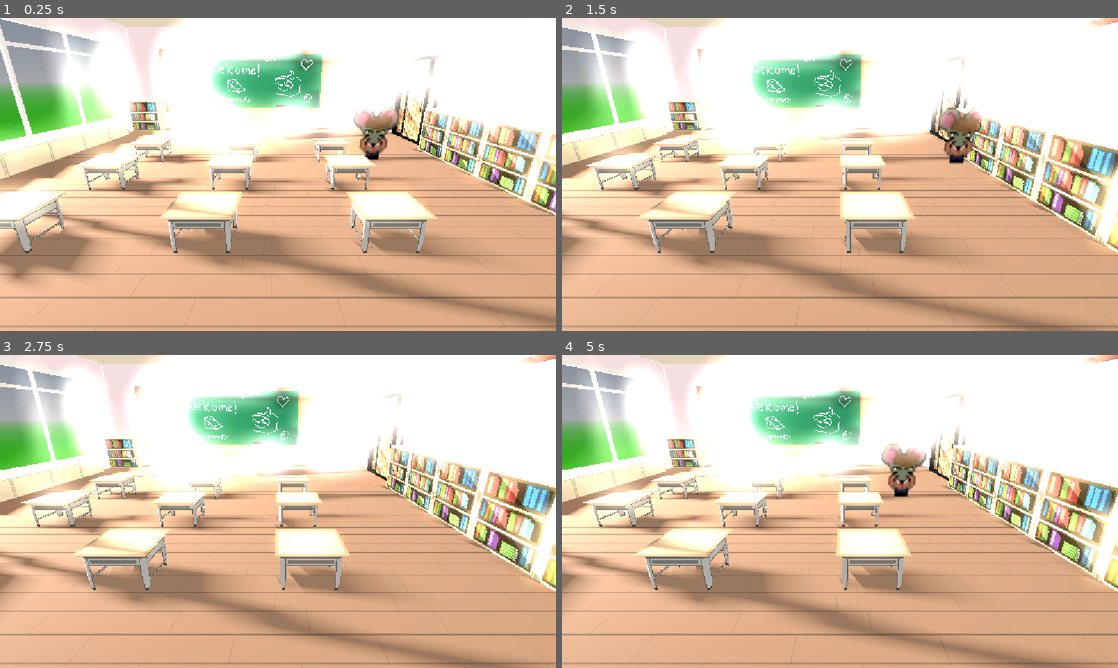
Above: before the commit, frames 1-4 (two rows, left to right).
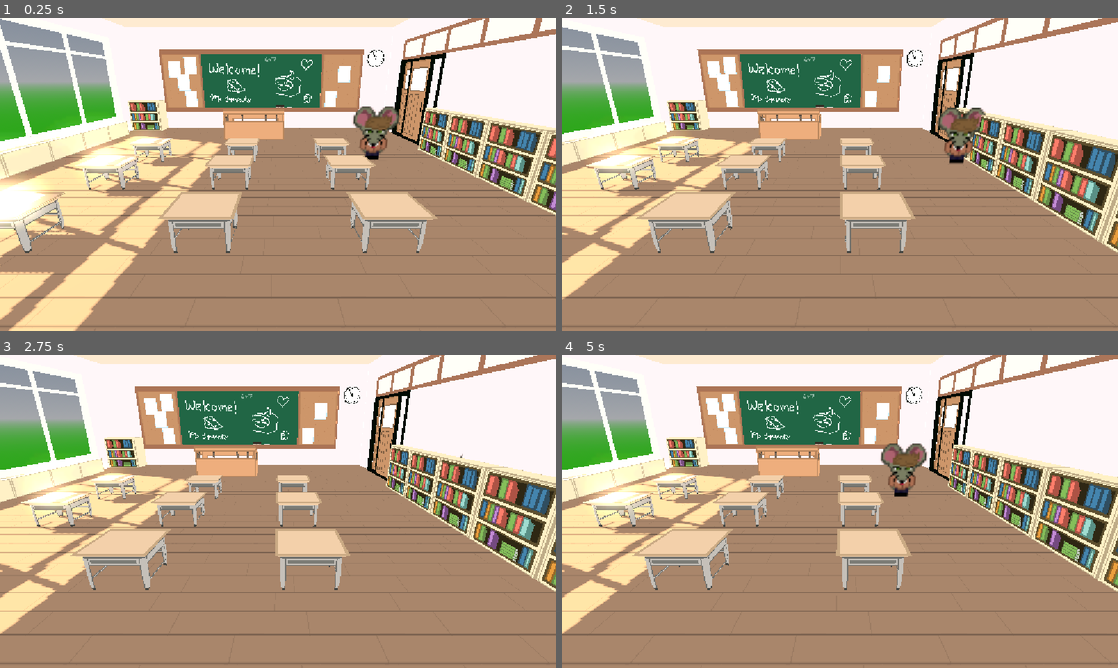
Above: after the commit, the same moments.

Repository: sid-the-loser/riskuits
Game: Godot game, scene res://scenes/test.tscn
Two runs of this game, one before a commit and one after it. Both use one fixed random seed, a clock stepped at 60 frames per second and the inputs below.
Inputs:
- Up to frame 1 (0.25 s): no input
- Up to frame 2 (1.5 s): hold Right (move_right) 0.53-1.28 s; hold Down (move_down) from 1.28 s (still down)
- Up to frame 3 (2.75 s): release Down (move_down) at 2.03 s; hold Right (move_right) from 2.03 s (still down)
- Up to frame 4 (5 s): release Right (move_right) at 2.78 s; hold Up (move_up) 2.78-3.53 s; hold Left (move_left) from 3.53 s (still down)

The runs differ from the first frame. In frame 1, 64% of the frame differs, in the area x 0-100%, y 0-100%; in frame 2, 65%; in frame 3, 65%; in frame 4, 66%.

Commit message:
Update lighting and environment settings
Adjusted transforms, visibility, and shadow blur for lights in test.tscn. Modified ambient light energy and glow blend mode in inclass_environment.tres to improve scene appearance.

Diff:
--- a/scenes/test.tscn
+++ b/scenes/test.tscn
@@ -20,8 +20,7 @@
 transform = Transform3D(1.8, 0, 0, 0, 1.8, 0, 0, 0, 1.8, 8.941399, 1, -9.185396)
 
 [node name="DirectionalLight3D" type="DirectionalLight3D" parent="."]
-transform = Transform3D(0.12527607, 0.30766034, -0.94321316, 0.030362247, 0.94906867, 0.313603, 0.9916572, -0.06792503, 0.10955435, -8.113295, 0, 8.661687)
-visible = false
+transform = Transform3D(-0.29135734, 0.56282747, -0.7735218, 0.13722922, 0.82483125, 0.5484719, 0.9467201, 0.053651437, -0.31755704, -8.113295, 0, 8.661687)
 light_color = Color(1, 1, 0.7882353, 1)
 shadow_enabled = true
 
@@ -29,22 +28,24 @@
 transform = Transform3D(3.63, 0, 0, 0, 3.63, 0, 0, 0, 3.63, -8.551542, 0, 0)
 
 [node name="SpotLight3D" type="SpotLight3D" parent="."]
-transform = Transform3D(0.35945526, 0.50032914, -0.78769463, -0.007763355, 0.8456874, 0.5336225, 0.93313, -0.18569821, 0.30787098, -28.798124, 8.465008, -8.361446)
+transform = Transform3D(0.35945526, 0.50032914, -0.7876946, -0.007763355, 0.8456873, 0.5336223, 0.93313, -0.1856982, 0.30787098, -16.899302, 11.826952, -8.361446)
+visible = false
 light_energy = 16.0
 light_indirect_energy = 16.0
 light_volumetric_fog_energy = 16.0
 shadow_enabled = true
-shadow_blur = 0.956
+shadow_blur = 4.081
 spot_range = 70.0
 spot_angle = 71.0
 
 [node name="SpotLight3D2" type="SpotLight3D" parent="."]
-transform = Transform3D(0.35945526, 0.50032914, -0.78769463, -0.007763355, 0.8456874, 0.5336225, 0.93313, -0.18569821, 0.30787098, -28.798124, 8.465008, -8.361446)
+transform = Transform3D(0.35945526, 0.50032914, -0.7876946, -0.007763355, 0.8456873, 0.5336223, 0.93313, -0.1856982, 0.30787098, -16.899302, 11.826952, -8.361446)
+visible = false
 light_energy = 16.0
 light_indirect_energy = 16.0
 light_volumetric_fog_energy = 16.0
 shadow_enabled = true
-shadow_blur = 0.956
+shadow_blur = 4.081
 spot_range = 70.0
 spot_angle = 71.0
 
--- a/world_environment_stuff/inclass_environment.tres
+++ b/world_environment_stuff/inclass_environment.tres
@@ -12,5 +12,7 @@
 sky = SubResource("Sky_wlxty")
 ambient_light_source = 2
 ambient_light_color = Color(1, 1, 1, 1)
+ambient_light_energy = 1.26
 glow_enabled = true
 glow_intensity = 8.0
+glow_blend_mode = 0
